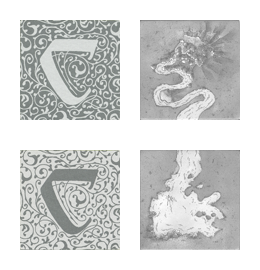
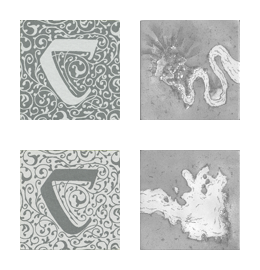
Revision of a layered w=260, h=270 image; what changed, layer by layer:
painted on "Layer 3" over [140, 150, 240, 250]
painted on "Layer 2" over [140, 20, 240, 120]
